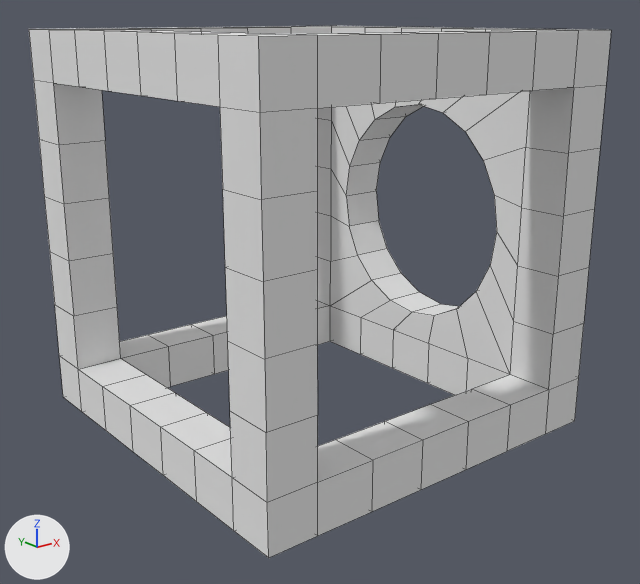
The Blender file resource/Materials/Model/cube10.blend: old version first, new version second.
Both versions are drawn from a 50 mm camera at (-1.378, -1.761, 0.535) aimed at (-0.01, -0.052, -0.149). Every picture has the same lights, and +X, +Y and +Z are marked at lower left. Mesh edges are drawn as thin lines.
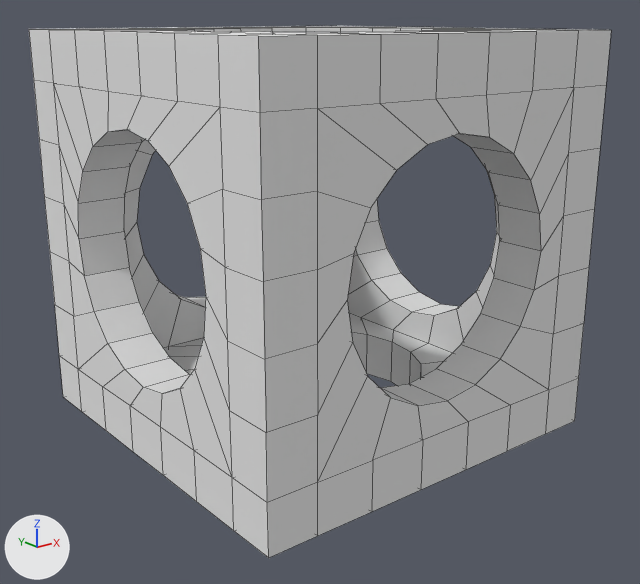
Changed parts and their boxes (x1, y1, x2, y2) in the pictures (640 x 584 px):
part 1 of me_cube, added
    after: (53, 27, 574, 482)

The edits, one by one:
me_cube is used by ob_cube; location (0.0, 0.0, 0.0).
me_cube had 296 vertices, 324 faces and spanned x -0.5..0.5, y -0.5..0.5, z -0.5..0.5.
me_cube now has 496 vertices, 624 faces and spans x -0.5..0.5, y -0.5..0.5, z -0.5..0.5.
me_cube part 1: 200 vertices added at x -0.5..0.3, y -0.5..0.5, z -0.5..0.5.
